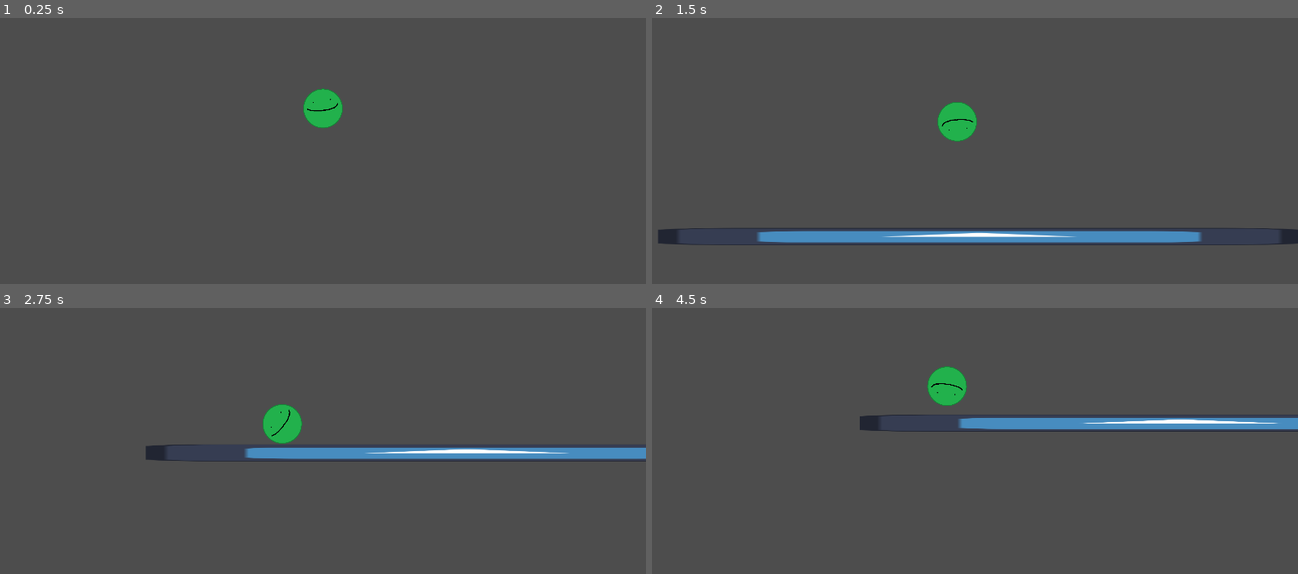
Above: before the commit, frames 1-4 (two rows, left to right).
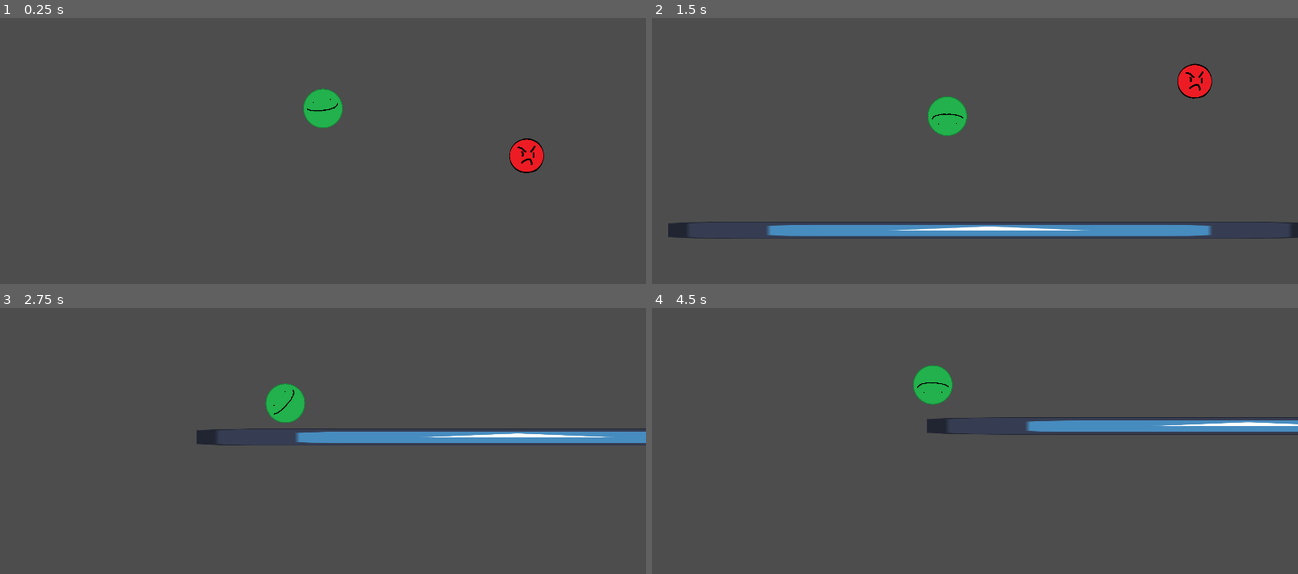
Above: after the commit, the same moments.

Repository: ai43184-school/School-project
Game: Godot game, scene res://Scenes/main.tscn
Two runs of this game, one before a commit and one after it. Both use one fixed random seed, a clock stepped at 60 frames per second and the inputs below. The engine's default icon, where the game draws it, is replaced by a stand-in: a white triangle on a blue panel in a dark square.
Inputs (mouse positions are in pixels of both pictures, inside the frame that each line leads up to):
- Up to frame 1 (0.25 s): no input
- Up to frame 2 (1.5 s): move the mouse to (1117, 84) at 0.52 s; press the mouse at (1117, 84) at 0.53 s; move the mouse to (845, 121) at 1.27 s; release the mouse at (845, 121) at 1.28 s; click (845, 121) at 1.35 s
- Up to frame 3 (2.75 s): move the mouse to (387, 313) at 2.02 s; press the mouse at (387, 313) at 2.03 s
- Up to frame 4 (4.5 s): move the mouse to (942, 464) at 2.77 s; release the mouse at (942, 464) at 2.78 s; click (942, 464) at 2.85 s; move the mouse to (1168, 446) at 3.52 s; press the mouse at (1168, 446) at 3.53 s; move the mouse to (781, 337) at 4.27 s; release the mouse at (781, 337) at 4.28 s; click (781, 337) at 4.35 s

The runs differ from the first frame. In frame 1, 0.6% of the frame differs, in the area x 78-85%, y 45-59%; in frame 2, 5.9%; in frame 3, 6.7%, in the area x 22-100%, y 28-58%; in frame 4, 3.4%.

Commit message:
Adding Enemies

Diff:
--- /dev/null
+++ b/only-way-is-up/Scenes/Enemy1.tscn
@@ -0,0 +1,19 @@
+[gd_scene load_steps=4 format=3 uid="uid://cvy4p4jgamrb8"]
+
+[ext_resource type="Script" path="res://Scripts/enemy_1.gd" id="1_0sjbo"]
+[ext_resource type="Texture2D" uid="uid://cgo2maw5iso8n" path="res://Assets/enemy1.png" id="1_bwp4a"]
+
+[sub_resource type="CircleShape2D" id="CircleShape2D_pakhj"]
+radius = 107.005
+
+[node name="Area2D" type="Area2D"]
+scale = Vector2(0.5, 0.5)
+script = ExtResource("1_0sjbo")
+
+[node name="CollisionShape2D" type="CollisionShape2D" parent="."]
+shape = SubResource("CircleShape2D_pakhj")
+
+[node name="Sprite2D" type="Sprite2D" parent="."]
+texture = ExtResource("1_bwp4a")
+
+[connection signal="body_entered" from="." to="." method="_on_body_entered"]
--- /dev/null
+++ b/only-way-is-up/Scenes/GameManager.tscn
@@ -0,0 +1,6 @@
+[gd_scene load_steps=2 format=3 uid="uid://mtkea6vefooh"]
+
+[ext_resource type="Script" path="res://Scripts/game_manager.gd" id="1_s7ma2"]
+
+[node name="GameManager" type="Node"]
+script = ExtResource("1_s7ma2")
--- a/only-way-is-up/Scenes/Player.tscn
+++ b/only-way-is-up/Scenes/Player.tscn
@@ -6,16 +6,26 @@
 [sub_resource type="CircleShape2D" id="CircleShape2D_kpjcp"]
 radius = 118.377
 
-[node name="Player" type="RigidBody2D"]
+[sub_resource type="CircleShape2D" id="CircleShape2D_r13av"]
+radius = 61.0082
+
+[node name="Player" type="RigidBody2D" groups=["Player"]]
 script = ExtResource("1_kpjcp")
 
-[node name="CollisionShape2D" type="CollisionShape2D" parent="."]
+[node name="Hitbox" type="CollisionShape2D" parent="." groups=["Player"]]
 scale = Vector2(0.5, 0.5)
 shape = SubResource("CircleShape2D_kpjcp")
 
-[node name="Sprite2D" type="Sprite2D" parent="."]
+[node name="Sprite2D" type="Sprite2D" parent="." groups=["Player"]]
 scale = Vector2(0.5, 0.5)
 texture = ExtResource("1_xhfnw")
 
 [node name="Camera2D" type="Camera2D" parent="."]
 position_smoothing_enabled = true
+
+[node name="Area2D" type="Area2D" parent="." groups=["Player"]]
+
+[node name="CollisionShape2D" type="CollisionShape2D" parent="Area2D" groups=["Player"]]
+shape = SubResource("CircleShape2D_r13av")
+
+[connection signal="body_entered" from="Area2D" to="." method="_on_area_2d_body_entered"]
--- a/only-way-is-up/Scenes/main.tscn
+++ b/only-way-is-up/Scenes/main.tscn
@@ -1,7 +1,8 @@
-[gd_scene load_steps=5 format=3 uid="uid://d3xobfdw3nmma"]
+[gd_scene load_steps=6 format=3 uid="uid://d3xobfdw3nmma"]
 
 [ext_resource type="PackedScene" uid="uid://dskeh4e2pbtiu" path="res://Scenes/Player.tscn" id="1_jjgbg"]
 [ext_resource type="Texture2D" uid="uid://glknsvn07np3" path="res://icon.svg" id="2_dnw65"]
+[ext_resource type="PackedScene" uid="uid://cvy4p4jgamrb8" path="res://Scenes/Enemy1.tscn" id="3_pubdq"]
 
 [sub_resource type="RectangleShape2D" id="RectangleShape2D_7u77a"]
 size = Vector2(1922, 31)
@@ -28,3 +29,6 @@
 position = Vector2(966.5, 1067.5)
 scale = Vector2(14.9141, 0.398437)
 texture = ExtResource("2_dnw65")
+
+[node name="Area2D" parent="." instance=ExtResource("3_pubdq")]
+position = Vector2(1577, 624)
--- /dev/null
+++ b/only-way-is-up/Scripts/enemy_1.gd
@@ -0,0 +1,7 @@
+extends Area2D
+
+
+func _on_body_entered(body: Node2D) -> void:
+	if body.is_in_group("Player"):
+		GameManager.enemydeath.emit()
+		queue_free()
--- /dev/null
+++ b/only-way-is-up/Scripts/game_manager.gd
@@ -0,0 +1,3 @@
+extends Node
+
+signal enemydeath
--- a/only-way-is-up/Scripts/player.gd
+++ b/only-way-is-up/Scripts/player.gd
@@ -3,6 +3,7 @@
 var velocity : Vector2 = Vector2.ZERO
 var direction : Vector2 = Vector2.ZERO
 var speed: float = 2
+var can_launch = true
 
 
 func Launch():
@@ -13,8 +14,20 @@
 	elif Input.is_action_just_released("Launch"):
 		linear_velocity = velocity
 		apply_impulse(direction * speed)
+		can_launch = false
+		Engine.time_scale = 1
 	else:
 		Engine.time_scale = 1
 
+func KilledEnemy():
+	if GameManager.enemydeath:
+		apply_impulse(Vector2.UP)
+
+
 func _physics_process(delta: float) -> void:
-	Launch()
+	if can_launch:
+		Launch()
+
+
+func _on_area_2d_body_entered(body: Node2D) -> void:
+	can_launch = true
--- a/only-way-is-up/project.godot
+++ b/only-way-is-up/project.godot
@@ -19,11 +19,19 @@
 config/features=PackedStringArray("4.3", "Mobile")
 config/icon="res://icon.svg"
 
+[autoload]
+
+GameManager="*res://Scenes/GameManager.tscn"
+
 [display]
 
 window/size/viewport_width=1920
 window/size/viewport_height=1080
 window/size/mode=3
+
+[global_group]
+
+Player=""
 
 [input]
 
Binary file added: only-way-is-up/Assets/enemy1.png
Not shown, added: only-way-is-up/Assets/enemy1.png.import
Binary file added: only-way-is-up/Assets/enemy2.png
Not shown, added: only-way-is-up/Assets/enemy2.png.import
Binary file added: only-way-is-up/Assets/platform.png
Not shown, added: only-way-is-up/Assets/platform.png.import
Binary file added: only-way-is-up/Assets/ui_button.png
Not shown, added: only-way-is-up/Assets/ui_button.png.import
Not shown: 1 places in only-way-is-up/Scenes/Player.tscn that only renumber resources
